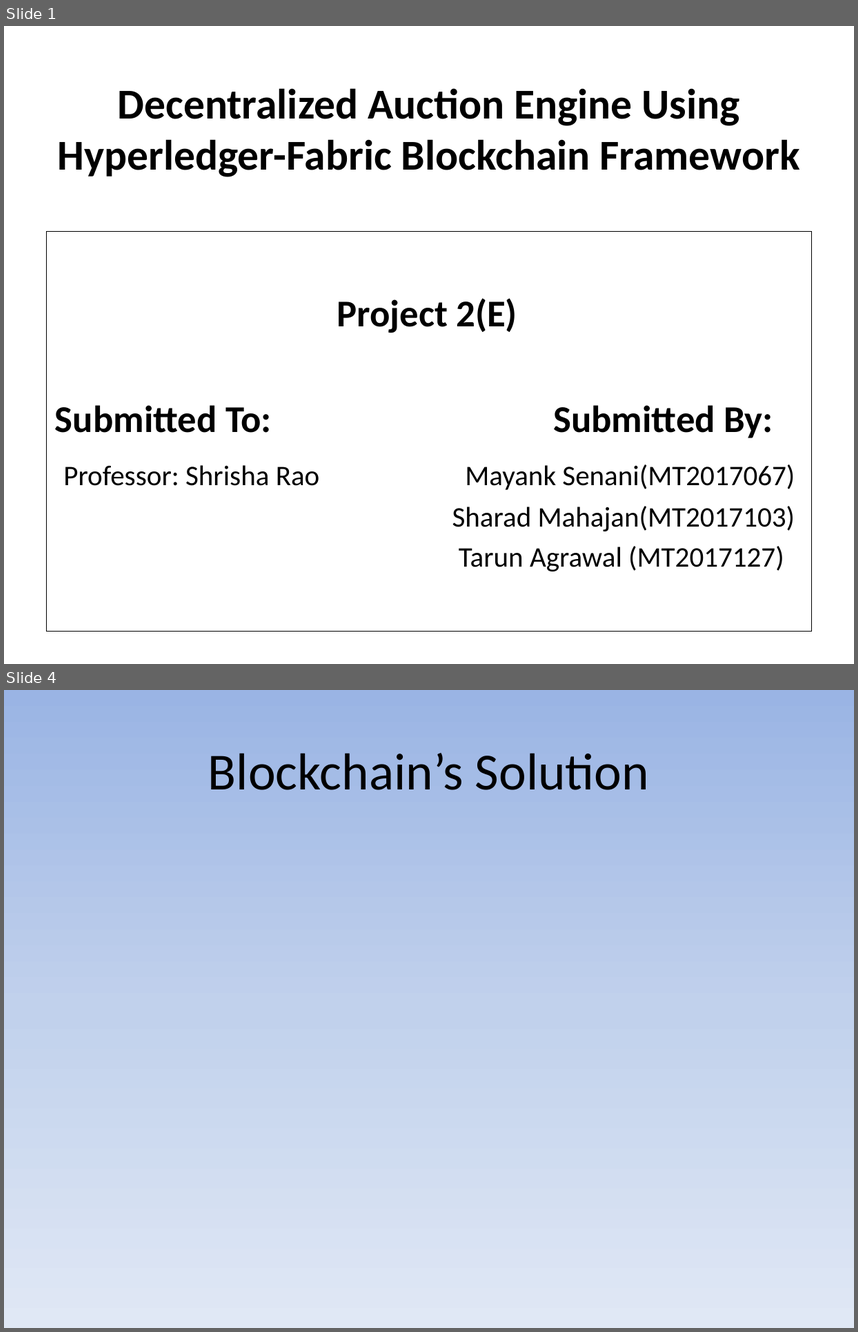
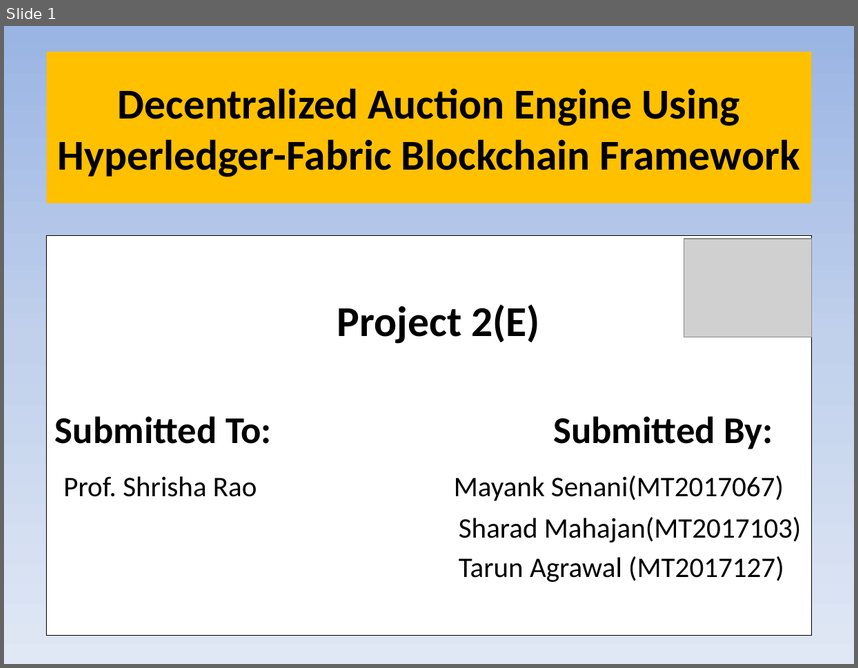
Before and after one commit to senani-mayank/Auction-Engine, a slide deck: slides/auctionfinal.pptx. Shown one above the other, each under a label of ours: slides 1 and 4 before the commit, slide 1 after it; the slides between them are not shown. The pictures are 858x1332 and 858x668 pixels, drawn with LibreOffice and Linux fonts; fonts in the diff are those of the drawing; grey boxes stand for pictures; background and template pictures are left out. Boxes give left, top, right and bottom in pixels: in the first picture for what was removed or moved away, otherwise in the second. Text is boxed around its words. In the diff, an @@ line names an element or a change of style, - is before the commit and + after.

```diff
--- a/slides/auctionfinal.pptx
+++ b/slides/auctionfinal.pptx
@@ slide 4 removed at (4, 690, 854, 1328), background gradient #9AB5E4 to #C2D1ED to #E1E8F5 @@
@@ title removed at (208, 753, 649, 790) @@
-Blockchain’s Solution
@@ slide 1 changed as well @@
@@ background picture (left out) to gradient #9AB5E4 to #C2D1ED to #E1E8F5 @@
@@ title "Decentralized Auction Engine Using Hyperledger-Fabric ...": place and size @@
-title "Decentralized Auction Engine Using Hyperledger-Fabric ..." at (57, 88, 800, 177)
+title "Decentralized Auction Engine Using Hyperledger-Fabric ..." at (47, 52, 811, 203)
@@ title "Decentralized Auction Engine Using Hyperledger-Fabric ..." at (47, 52, 811, 203): fill none to #FFC000 @@
@@ text "Project 2(E)": place and size @@
-text "Project 2(E)" at (47, 232, 811, 631)
+text "Project 2(E)" at (47, 236, 811, 635)
@@ picture added at (684, 239, 811, 337) @@
@@ text at (337, 304, 540, 343): size 32 to 36 pt in "Project 2(E)" @@
@@ text at (63, 475, 784, 501): text changed @@
-Professor: Shrisha Rao Mayank Senani(MT2017067)
+Prof. Shrisha Rao Mayank Senani(MT2017067)
```
Also in this commit, not shown: 2 other slides changed, 13 slides added, 2 other slides removed.
